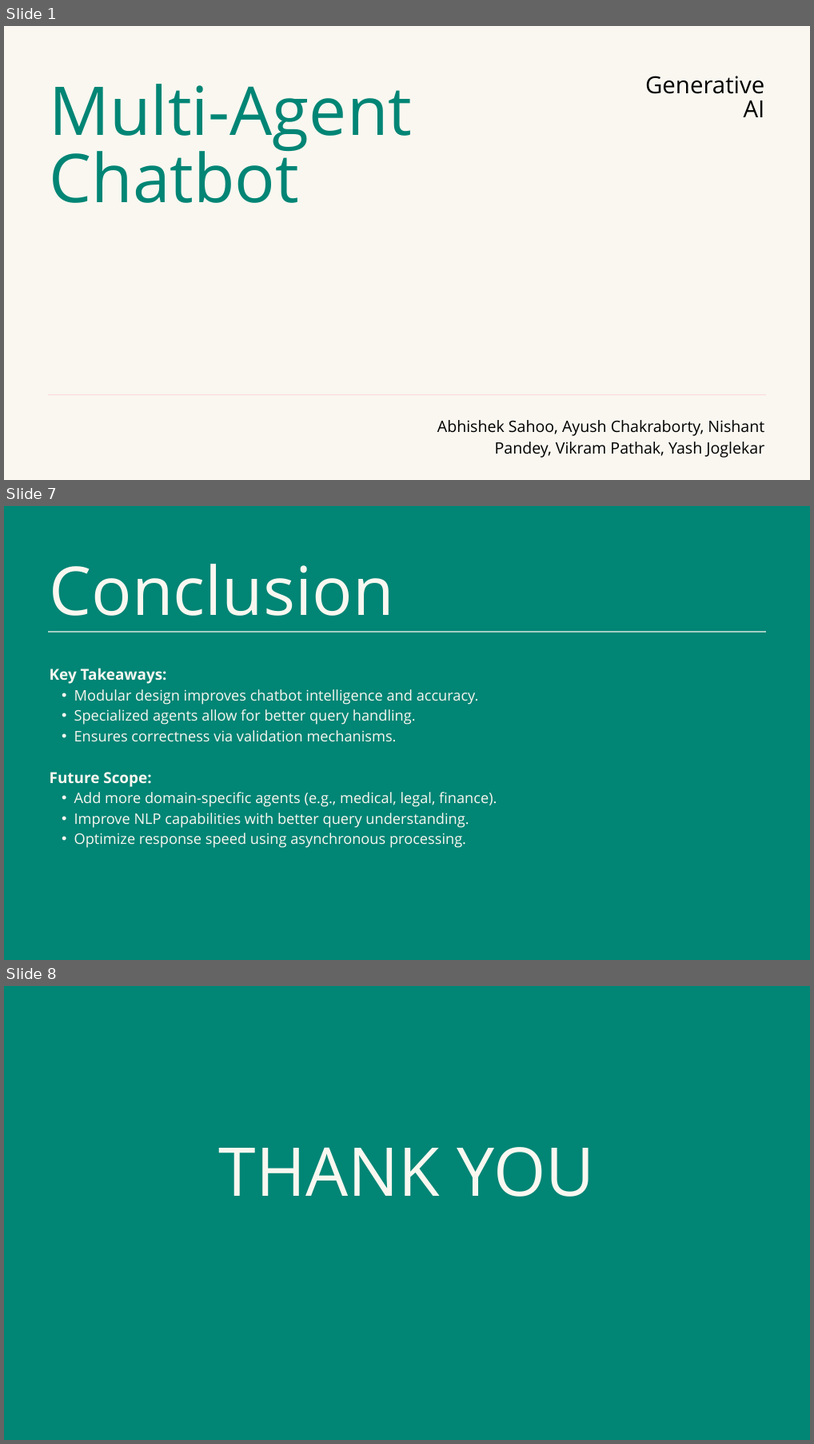
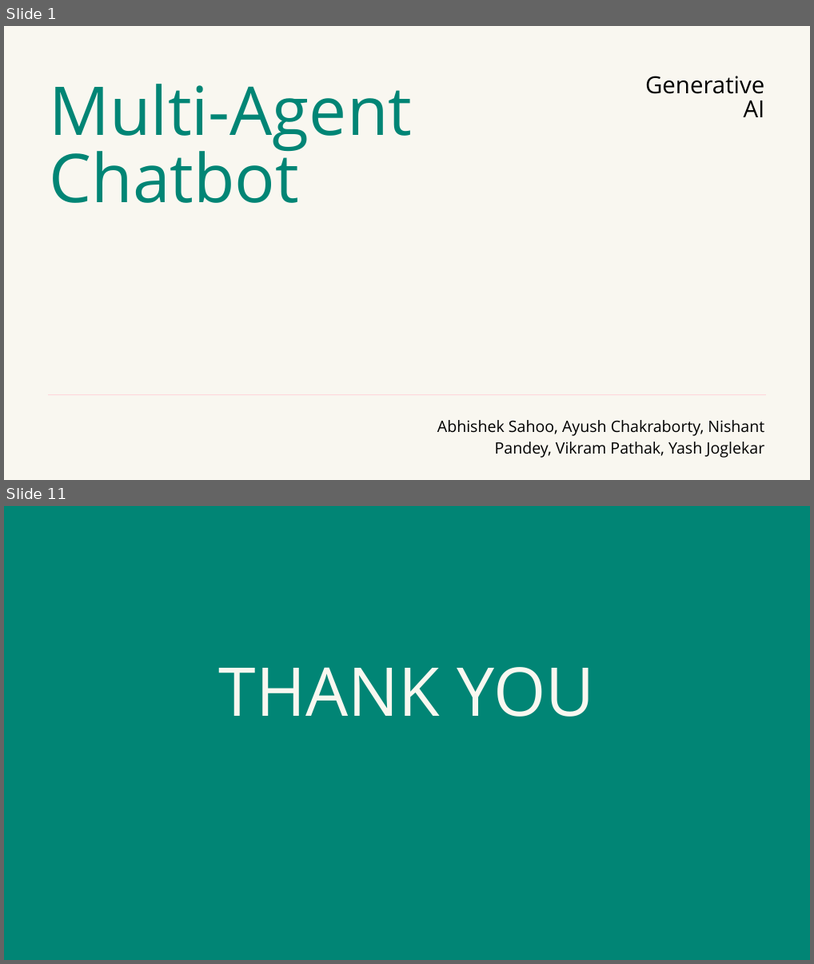
Before and after one commit to YASHBRO/GenAi-Final-Project, a slide deck: Multi-Agent Chatbot.pptx. Shown one above the other, each under a label of ours: slides 1, 7 and 8 before the commit, slides 1 and 11 after it; the slides between them are not shown. The pictures are 814x1444 and 814x964 pixels, drawn with LibreOffice and Linux fonts; fonts in the diff are those of the drawing. Boxes give left, top, right and bottom in pixels: in the first picture for what was removed or moved away, otherwise in the second. Text is boxed around its words. In the diff, an @@ line names an element or a change of style, - is before the commit and + after.

```diff
--- a/Multi-Agent Chatbot.pptx
+++ b/Multi-Agent Chatbot.pptx
@@ slide 7 removed at (4,506,810,960), background #018575 @@
@@ text removed at (50,564,394,632) @@
-Conclusion
@@ line removed from (48, 632) to (766, 632) @@
@@ text removed at (50,668,497,848) @@
-Key Takeaways:
-  • Modular design improves chatbot intelligence and accuracy.
-  • Specialized agents allow for better query handling.
-  • Ensures correctness via validation mechanisms.
-Future Scope:
-  • Add more domain-specific agents (e.g., medical, legal, finance).
-  • Improve NLP capabilities with better query understanding.
-  • Optimize response speed using asynchronous processing.
@@ what was slide 8 is now slide 11 @@
```
Also in this commit, not shown: 2 slides changed, 7 slides added, 3 other slides removed.
